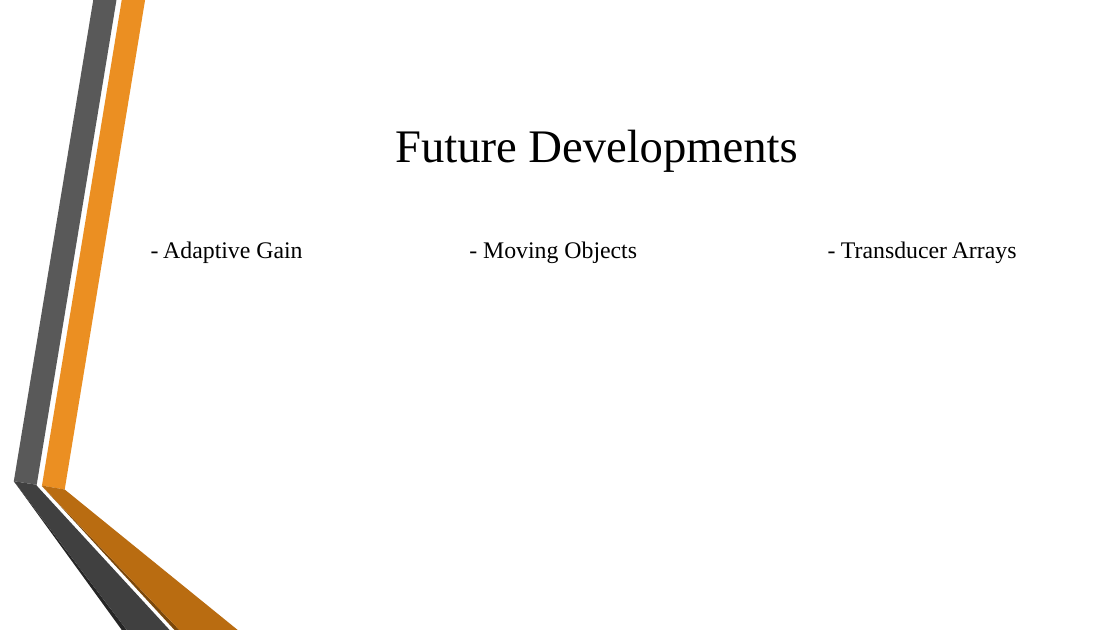
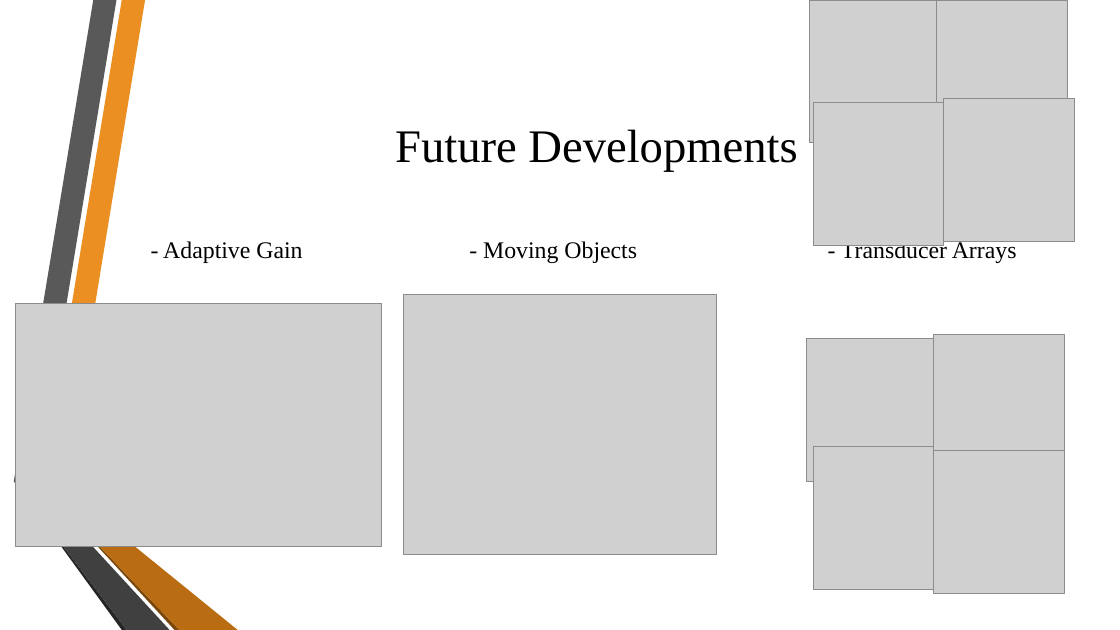
Before and after one commit to KSmall23/PROJ324_SK, a slide deck: slide 9 of ULTRASOUND DISTANCE DETECTION.pptx. Drawn at 1120x630 pixels with LibreOffice and Linux fonts; fonts in the diff are those of the drawing; grey boxes stand for pictures; background and template pictures are left out. Boxes give left, top, right and bottom in pixels: in the first picture for what was removed or moved away, otherwise in the second. Text is boxed around its words. In the diff, an @@ line names an element or a change of style, - is before the commit and + after.

```diff
--- a/ULTRASOUND DISTANCE DETECTION.pptx
+++ b/ULTRASOUND DISTANCE DETECTION.pptx
@@ picture added at <box>810,0,940,143</box> @@
@@ picture added at <box>937,0,1067,143</box> @@
@@ picture added at <box>813,103,944,245</box> @@
@@ picture added at <box>944,99,1075,242</box> @@
@@ picture added at <box>404,295,717,555</box> @@
@@ picture added at <box>16,303,382,547</box> @@
@@ picture added at <box>807,339,937,481</box> @@
@@ picture added at <box>933,335,1064,478</box> @@
@@ picture added at <box>813,447,944,590</box> @@
@@ picture added at <box>933,451,1064,594</box> @@
```
Also in this commit, not shown: 7 other slides changed.
